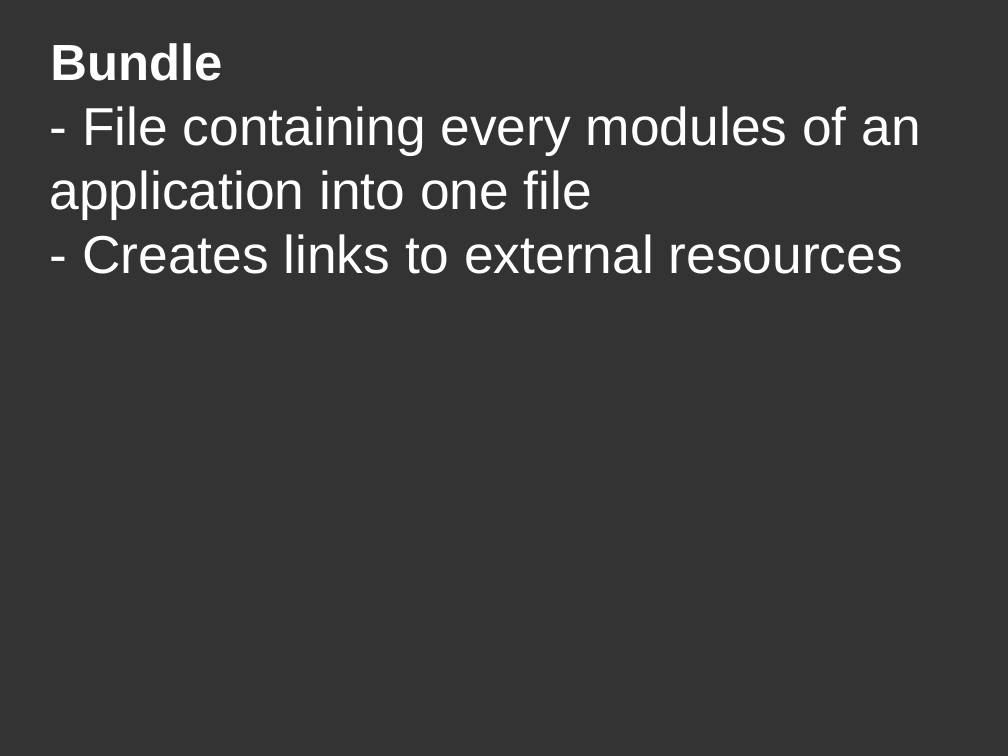
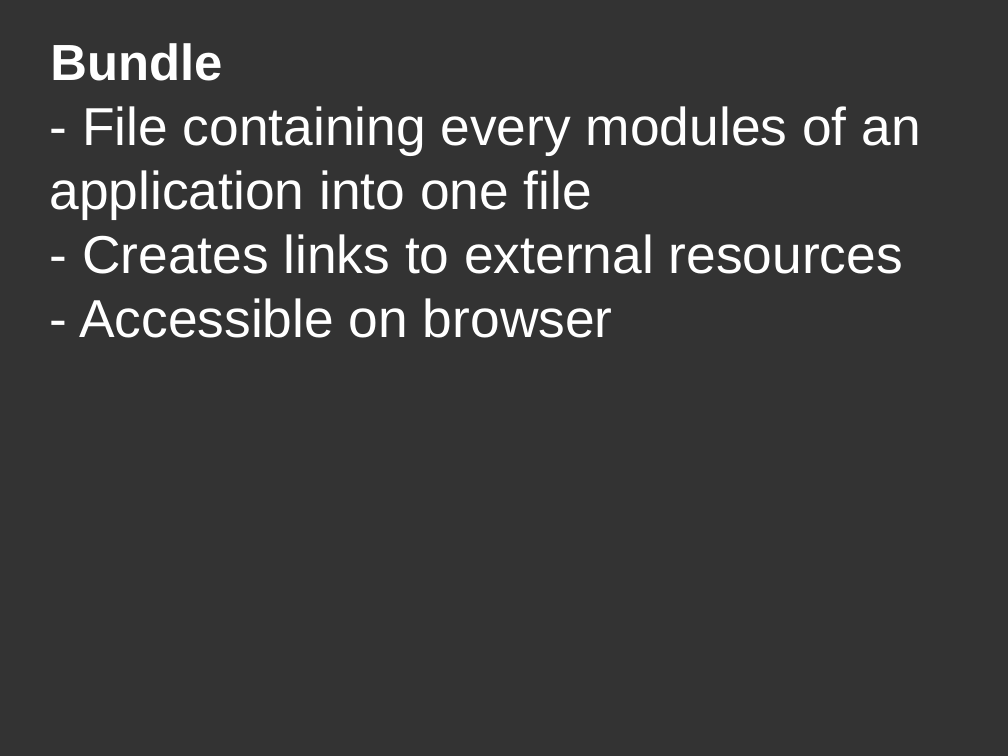
Before and after one commit to DanYellow/misc-tests, a slide deck: slide 4 of webpack-presentation-examples/webpack-part-one-nutshell.odp. Drawn at 1008x756 pixels with LibreOffice and Linux fonts; fonts in the diff are those of the drawing. Boxes give left, top, right and bottom in pixels: in the first picture for what was removed or moved away, otherwise in the second. Text is boxed around its words. In the diff, an @@ line names an element or a change of style, - is before the commit and + after.

```diff
--- a/webpack-presentation-examples/webpack-part-one-nutshell.odp
+++ b/webpack-presentation-examples/webpack-part-one-nutshell.odp
@@ title at bbox=[50, 106, 920, 338]: text changed @@
-- File containing every modules of an application into one file
-- Creates links to external resources
+- File containing every modules of an application into one file
+- Creates links to external resources
+- Accessible on browser
```
Also in this commit, not shown: 6 other slides changed, 1 slide added, 5 other files.
